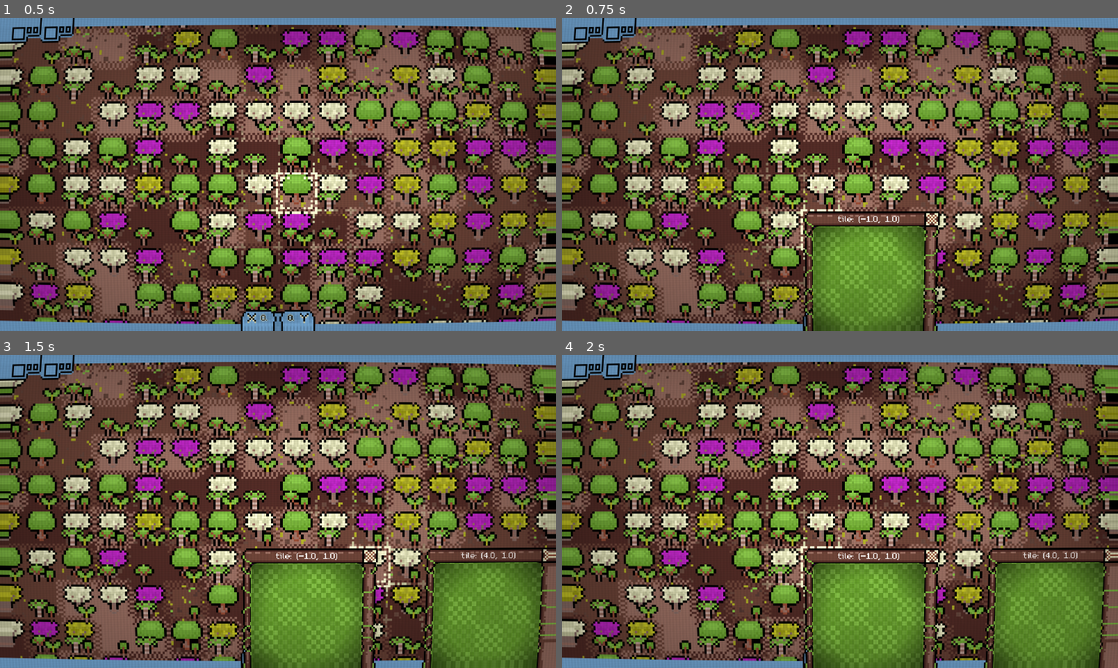
Above: before the commit, frames 1-4 (two rows, left to right).
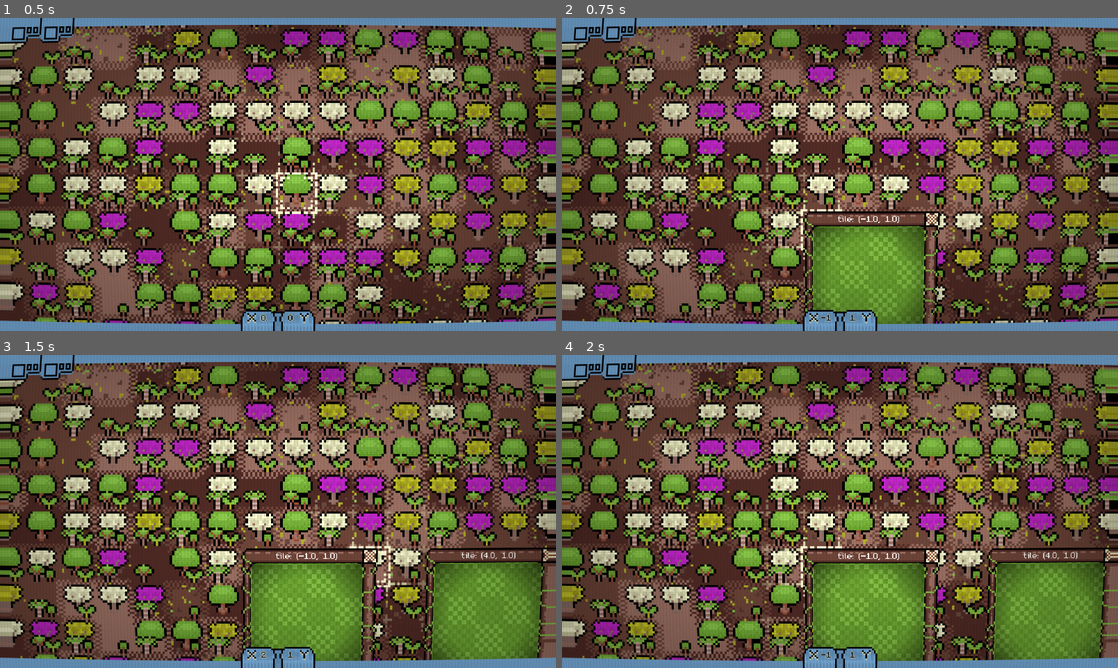
Above: after the commit, the same moments.

Repository: FaunaPolaris/Rizofolia
Game: Godot game, scene res://Soil/Scenes/forest_ground.tscn
Two runs of this game, one before a commit and one after it. Both use one fixed random seed, a clock stepped at 60 frames per second and the inputs below.
Inputs (mouse positions are in pixels of both pictures, inside the frame that each line leads up to):
- Up to frame 1 (0.5 s): no input
- Up to frame 2 (0.75 s): tap Enter at 0.5 s; move the mouse to (812, 237) at 0.52 s; click (812, 237) at 0.67 s
- Up to frame 3 (1.5 s): tap Space at 1.25 s; drag from (444, 558) to (250, 574) at 1.27 s
- Up to frame 4 (2 s): no input

Frame 1 is identical in both runs. In frame 2, 1.1% of the frame differs, in the area x 43-68%, y 93-100%; in frame 3, 1.8%, in the area x 43-100%, y 93-100%; in frame 4, 1.8%.

Commit message:
pop up drag and drop

Diff:
--- a/Soil/Scenes/forest_ground.tscn
+++ b/Soil/Scenes/forest_ground.tscn
@@ -115,6 +115,7 @@
 metadata/_custom_type_script = "uid://cxn38tpcxt6g0"
 
 [node name="corners" type="Control" parent="TopDownCamera2D"]
+z_index = 1
 layout_mode = 3
 anchors_preset = 0
 offset_right = 40.0
@@ -159,7 +160,7 @@
 color = Color(0.454902, 0.654902, 0.831373, 1)
 
 [node name="Interface" type="Control" parent="TopDownCamera2D"]
-z_index = 1
+z_index = 2
 layout_mode = 3
 anchors_preset = 0
 offset_right = 40.0
--- a/Soil/Scripts/Map.gd
+++ b/Soil/Scripts/Map.gd
@@ -39,10 +39,11 @@
 	if event is InputEventMouseButton and event.pressed:
 		if get_viewport().gui_get_hovered_control() != null:
 			return
-		var mouse_pos = get_global_mouse_position()
-		var tile_pos = $textures/soil.local_to_map(to_local(mouse_pos))
-		Global.selected_tile = tile_pos
-		openSpecWindow(tile_pos)
+		if event.get_button_index() == MOUSE_BUTTON_LEFT:
+			var mouse_pos = get_global_mouse_position()
+			var tile_pos = $textures/soil.local_to_map(to_local(mouse_pos))
+			Global.selected_tile = tile_pos
+			openSpecWindow(tile_pos)
 
 func	openSpecWindow(tile : Vector2):
 	var new_window = pop_up.instantiate()
--- a/UI/Scenes/basePopUp.tscn
+++ b/UI/Scenes/basePopUp.tscn
@@ -21,6 +21,8 @@
 
 [sub_resource type="GradientTexture2D" id="GradientTexture2D_ypi5g"]
 gradient = SubResource("Gradient_0gxv8")
+width = 32
+height = 32
 fill = 1
 fill_from = Vector2(0.5, 0.5)
 
@@ -68,7 +70,6 @@
 layout_mode = 0
 offset_right = 79.0
 offset_bottom = 80.0
-mouse_default_cursor_shape = 2
 theme_override_styles/panel = SubResource("StyleBoxTexture_nt70i")
 
 [node name="Panel" type="Panel" parent="MarginContainer"]
@@ -90,6 +91,12 @@
 horizontal_alignment = 1
 vertical_alignment = 1
 
+[node name="Control" type="Control" parent="title"]
+anchors_preset = 0
+offset_left = -9.0
+offset_right = 127.0
+offset_bottom = 16.0
+
 [node name="close" type="Button" parent="."]
 layout_mode = 0
 offset_left = 70.0
@@ -107,4 +114,6 @@
 theme_override_styles/normal_mirrored = SubResource("StyleBoxEmpty_mvnoj")
 theme_override_styles/normal = SubResource("StyleBoxEmpty_dv7st")
 
+[connection signal="mouse_entered" from="title/Control" to="." method="_on_control_mouse_entered"]
+[connection signal="mouse_exited" from="title/Control" to="." method="_on_control_mouse_exited"]
 [connection signal="pressed" from="close" to="." method="_on_close_pressed"]
--- a/UI/Scripts/base_pop_up.gd
+++ b/UI/Scripts/base_pop_up.gd
@@ -1,4 +1,19 @@
 extends Control
+
+var	have_mouse	: bool = false
+
+var drag_offset := Vector2.ZERO
+
+func _input(event: InputEvent) -> void:
+	if event is InputEventMouseButton and event.pressed and have_mouse:
+		if event.button_index == MOUSE_BUTTON_LEFT:
+			drag_offset = get_global_mouse_position() - global_position
+	elif event is InputEventMouseButton and not event.pressed:
+		drag_offset = Vector2.ZERO
+
+func _process(delta: float) -> void:
+	if drag_offset != Vector2.ZERO:
+		global_position = get_global_mouse_position() - drag_offset
 
 func	initialize(tile_pos : Vector2) -> void:
 	position.x = tile_pos.x * 16
@@ -7,3 +22,11 @@
 
 func _on_close_pressed() -> void:
 	queue_free()
+
+func _on_control_mouse_entered() -> void:
+	have_mouse = true
+	print("mouse on me")
+
+func _on_control_mouse_exited() -> void:
+	have_mouse = false
+	print("mouse left me")
Not shown, changed: export/index.apple-touch-icon.png.import
Not shown, changed: export/index.icon.png.import
Not shown, changed: export/index.png.import
Not shown, changed: export/index.html
Not shown, changed: export/index.pck
Not shown, changed: export/rizo.7z
Not shown, changed: export/rizo.zip
